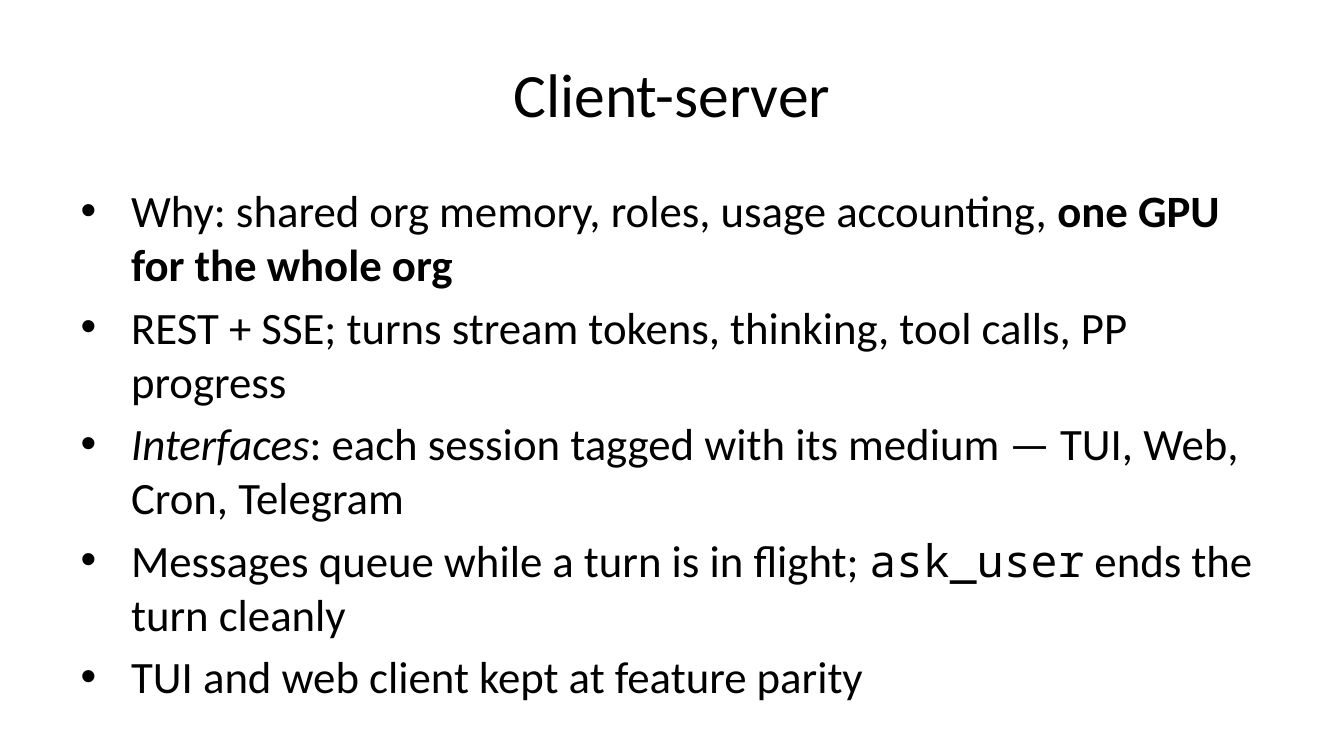
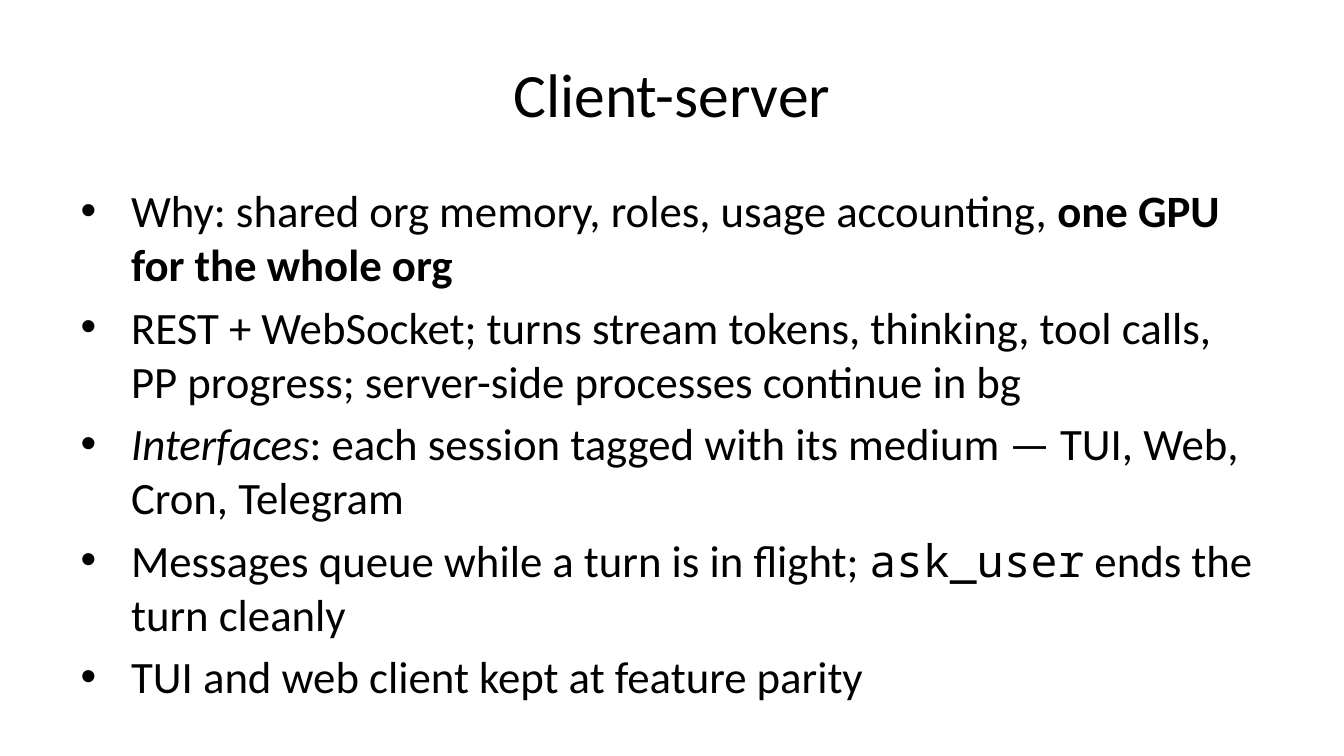
Before and after one commit to ivoras/harlequin, a slide deck: slide 20 of docs/croai2026/slides-pptx.pptx (slide 19 before the commit). Drawn at 1344x756 pixels with LibreOffice and Linux fonts; fonts in the diff are those of the drawing. Boxes give left, top, right and bottom in pixels: in the first picture for what was removed or moved away, otherwise in the second. Text is boxed around its words. In the diff, an @@ line names an element or a change of style, - is before the commit and + after.

```diff
--- a/docs/croai2026/slides-pptx.pptx
+++ b/docs/croai2026/slides-pptx.pptx
@@ text at bbox=[131, 313, 1211, 406]: text changed @@
-• REST + SSE; turns stream tokens, thinking, tool calls, PP progress
+• REST + WebSocket; turns stream tokens, thinking, tool calls, PP progress; server-side processes continue in bg
```
Also in this commit, not shown: 2 other slides changed, 1 slide added, 1 other file.
